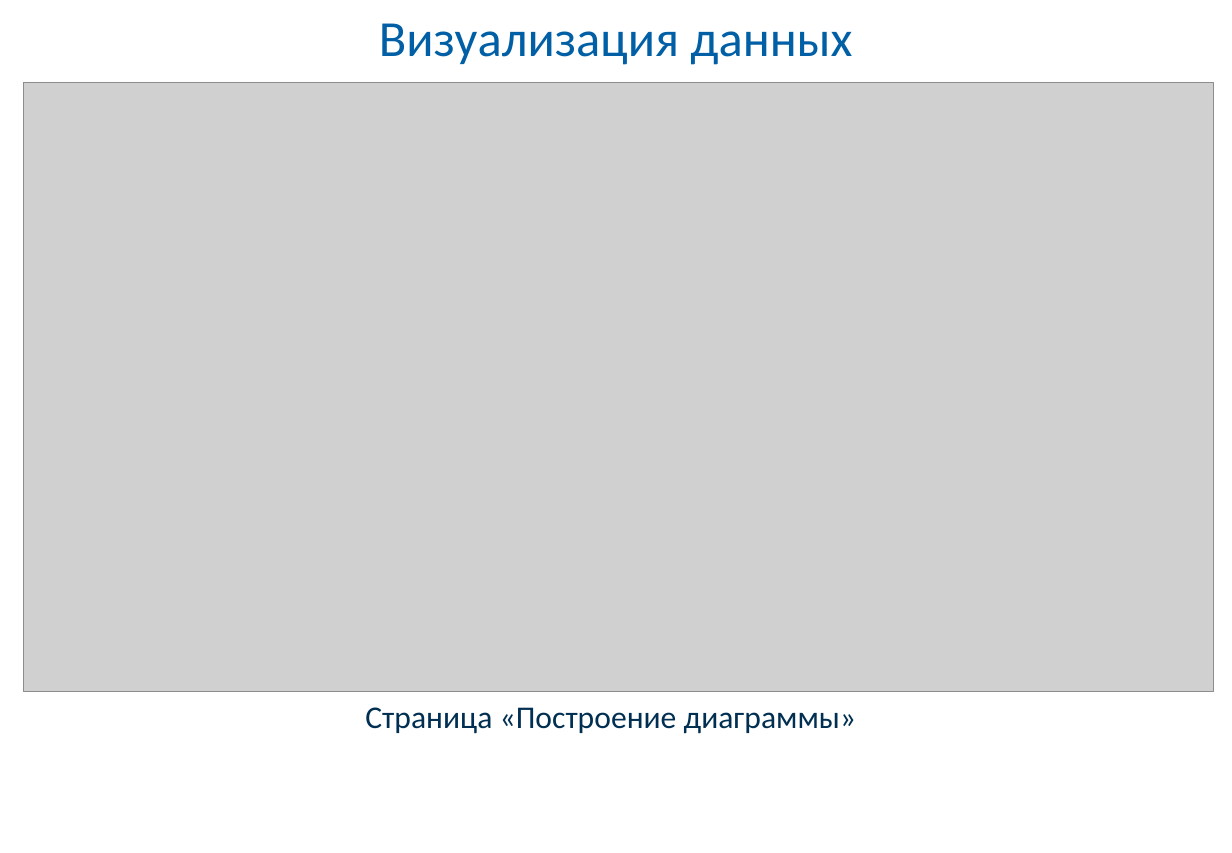
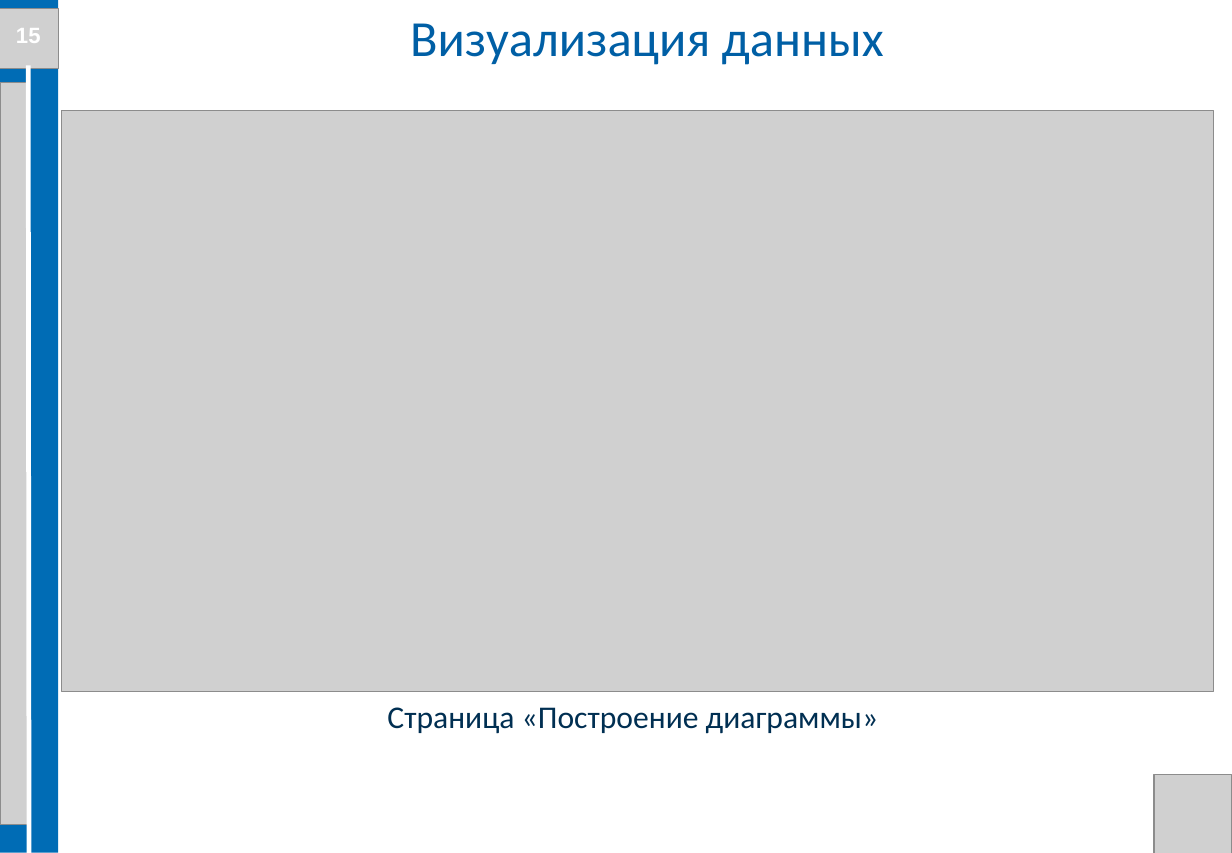
Before and after one commit to Evgenij1234/Diplom-work, a slide deck: slide 15 of Documents/Презентация диплома Семенов Е.А. БПЦ 21-01.pptx. Drawn at 1232x853 pixels with LibreOffice and Linux fonts; fonts in the diff are those of the drawing; grey boxes stand for pictures; background and template pictures are left out. Boxes give left, top, right and bottom in pixels: in the first picture for what was removed or moved away, otherwise in the second. Text is boxed around its words. In the diff, an @@ line names an element or a change of style, - is before the commit and + after.

```diff
--- a/Documents/Презентация диплома Семенов Е.А. БПЦ 21-01.pptx
+++ b/Documents/Презентация диплома Семенов Е.А. БПЦ 21-01.pptx
@@ rectangle added at bbox=[0, 0, 58, 853], fill #006CB5 @@
@@ picture added at bbox=[0, 9, 58, 69] @@
@@ text added at bbox=[16, 28, 41, 43], 14 pt, text #FFFFFF, bold @@
+15
@@ text "Визуализация данных": place and size @@
-text "Визуализация данных" at bbox=[379, 23, 852, 65]
+text "Визуализация данных" at bbox=[410, 23, 884, 65]
@@ picture added at bbox=[0, 82, 28, 825] @@
@@ line added from (28, 65) to (30, 853), #FFFFFF 3 pt @@
@@ picture: place and size @@
-picture at bbox=[24, 82, 1214, 692]
+picture at bbox=[61, 110, 1214, 692]
@@ text "Страница «Построение диаграммы»": place and size @@
-text "Страница «Построение диаграммы»" at bbox=[365, 707, 857, 734]
+text "Страница «Построение диаграммы»" at bbox=[387, 707, 879, 734]
@@ picture added at bbox=[1155, 775, 1232, 853] @@
```
Also in this commit, not shown: 12 other slides changed, 1 other file.
